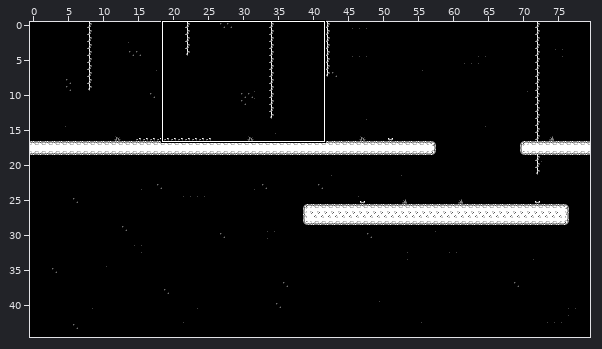
Tiled map: Output/Assets/map/Map.tmx. Above, an overview of the earlier version with the close-up marked.
Close-up. Before the commit:
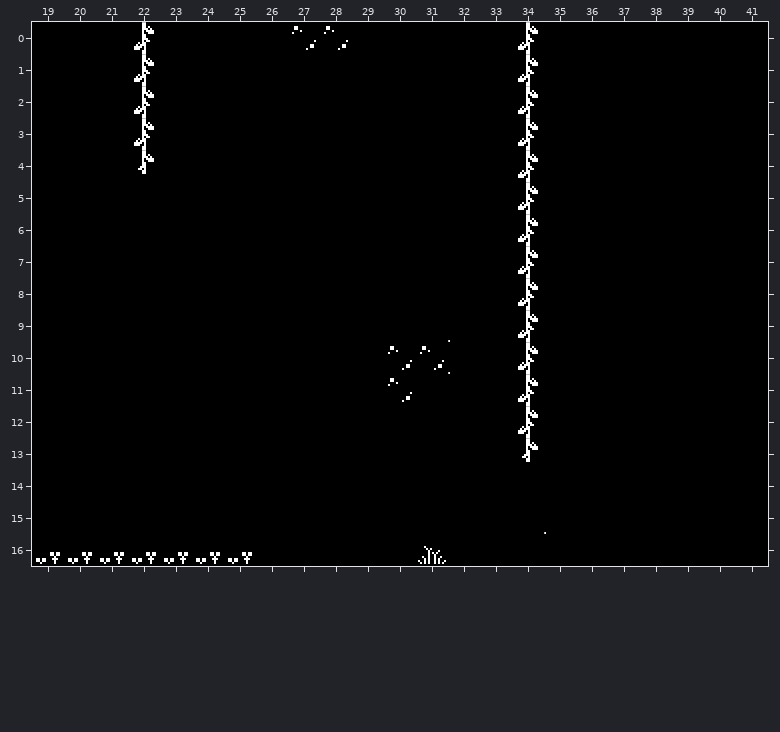
Cells are 16x16 px. Shown: x 19..41, y 0..16. The commit also changed other parts of the map, which this record leaves out. The old version is drawn lined up with the new one.
After the commit:
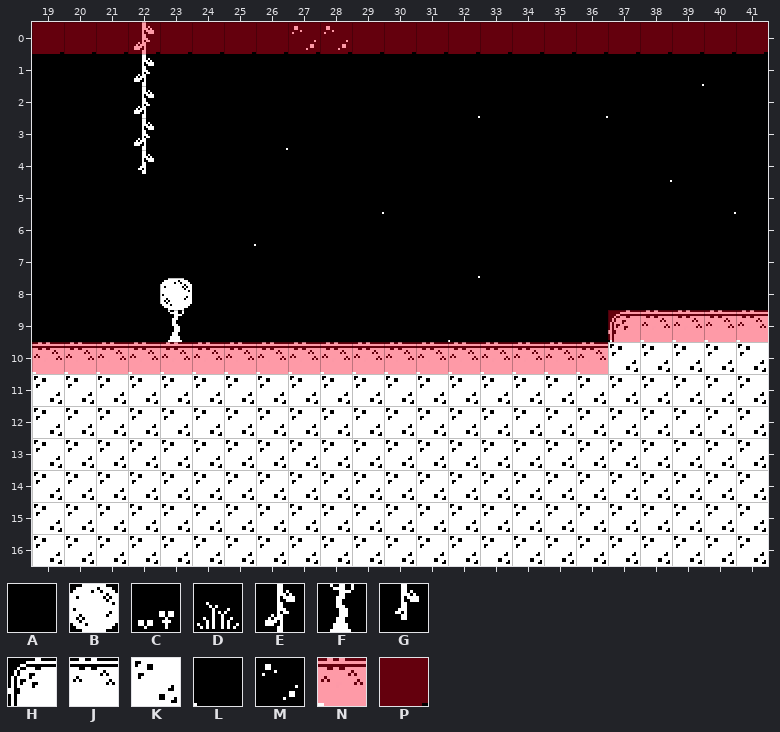
Key: from "TileSet": A 0, B 14, C 16, D 18, E 19, F 34, G 39, H 87, J 88, K 108, L 234, M 291; from "meta": N 21, P 22.
_ is an empty cell.
Tiles of an added or newly shown layer are drawn over the layers below it.
See-through tiles are keyed as they look on the map.
The exact change:
map size 80x30 -> 80x45 cells
Layer "Capa de patrones 1":
y 0..7: x 34 E -> A
y 8: x 23 A -> B; x 34 E -> A
y 9: x 23 A -> F; x 34 E -> A; x 37..41 AAAAA -> HJJJJ
y 10: x 19..41 AAAAAAAAAAAMMLAEAAAAAAA -> JJJJJJJJJJJJJJJJJJKKKKK
y 11: x 19..41 AAAAAAAAAAAMAAAEAAAAAAA -> KKKKKKKKKKKKKKKKKKKKKKK
y 12: x 19..41 AAAAAAAAAAAAAAAEAAAAAAA -> KKKKKKKKKKKKKKKKKKKKKKK
y 13: x 19..41 AAAAAAAAAAAAAAAGAAAAAAA -> KKKKKKKKKKKKKKKKKKKKKKK
y 14: x 19..41 AAAAAAAAAAAAAAAAAAAAAAA -> KKKKKKKKKKKKKKKKKKKKKKK
y 15: x 19..41 AAAAAAAAAAAAAAAALAAAAAA -> KKKKKKKKKKKKKKKKKKKKKKK
y 16: x 19..41 CCCCCCCAAAAADAAAAAAAAAA -> KKKKKKKKKKKKKKKKKKKKKKK
Layer "Colliders" (added):
y 0: x 19..41 _______________________ -> PPPPPPPPPPPPPPPPPPPPPPP
y 9: x 37..41 _____ -> NNNNN
y 10: x 19..36 __________________ -> NNNNNNNNNNNNNNNNNN
